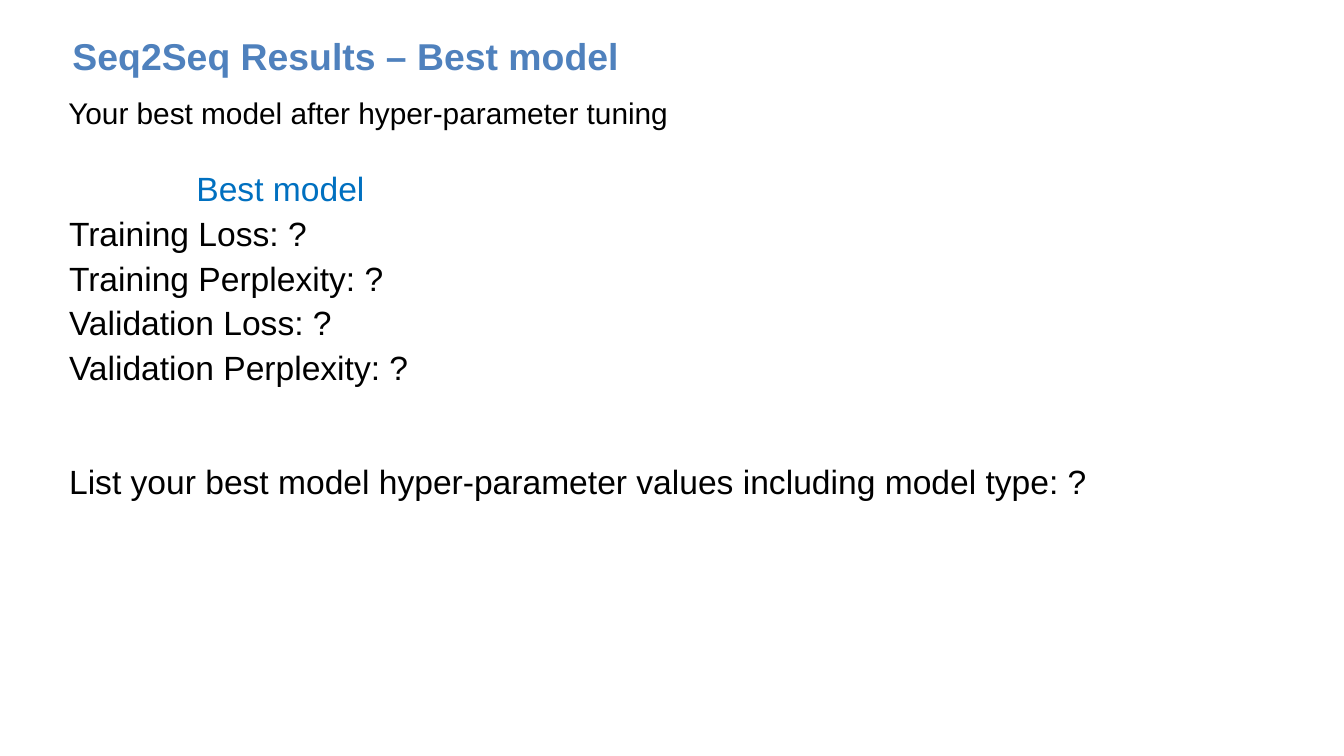
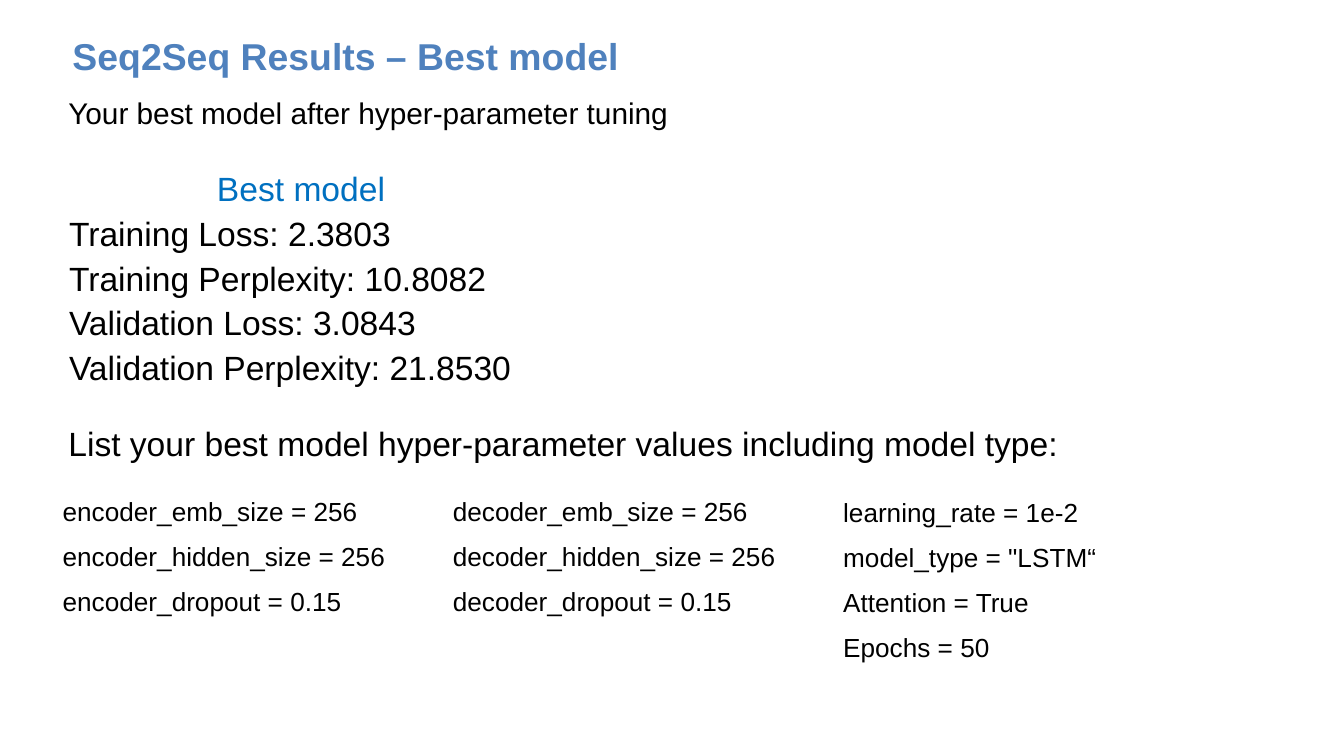
Before and after one commit to mccarvik/georgia_tech, a slide deck: slide 5 of deep_learning/4_assign/assignment4_fall24/assignment4-template - McCarville.pptx. Drawn at 1344x756 pixels with LibreOffice and Linux fonts; fonts in the diff are those of the drawing. Boxes give left, top, right and bottom in pixels: in the first picture for what was removed or moved away, otherwise in the second. Text is boxed around its words. In the diff, an @@ line names an element or a change of style, - is before the commit and + after.

```diff
--- a/deep_learning/4_assign/assignment4_fall24/assignment4-template - McCarville.pptx
+++ b/deep_learning/4_assign/assignment4_fall24/assignment4-template - McCarville.pptx
@@ text at (x1=69, y1=221, x2=511, y2=386): text changed @@
-Training Loss: ?
-Training Perplexity: ?
-Validation Loss: ?
-Validation Perplexity: ?
+Training Loss: 2.3803
+Training Perplexity: 10.8082
+Validation Loss: 3.0843
+Validation Perplexity: 21.8530
@@ text at (x1=68, y1=431, x2=1058, y2=462): text changed @@
-List your best model hyper-parameter values including model type: ?
+List your best model hyper-parameter values including model type:
@@ text added at (x1=63, y1=502, x2=385, y2=617), 14 pt, text #000000 @@
+encoder_emb_size = 256
+encoder_hidden_size = 256
+encoder_dropout = 0.15
@@ text added at (x1=453, y1=502, x2=775, y2=617), 14 pt, text #000000 @@
+decoder_emb_size = 256
+decoder_hidden_size = 256
+decoder_dropout = 0.15
@@ text added at (x1=843, y1=503, x2=1096, y2=662), 14 pt, text #000000 @@
+learning_rate = 1e-2
+model_type = "LSTM“
+Attention = True
+Epochs = 50
```
Also in this commit, not shown: 14 other slides changed, 4 slides added, 1 slide removed, 15 other files.
